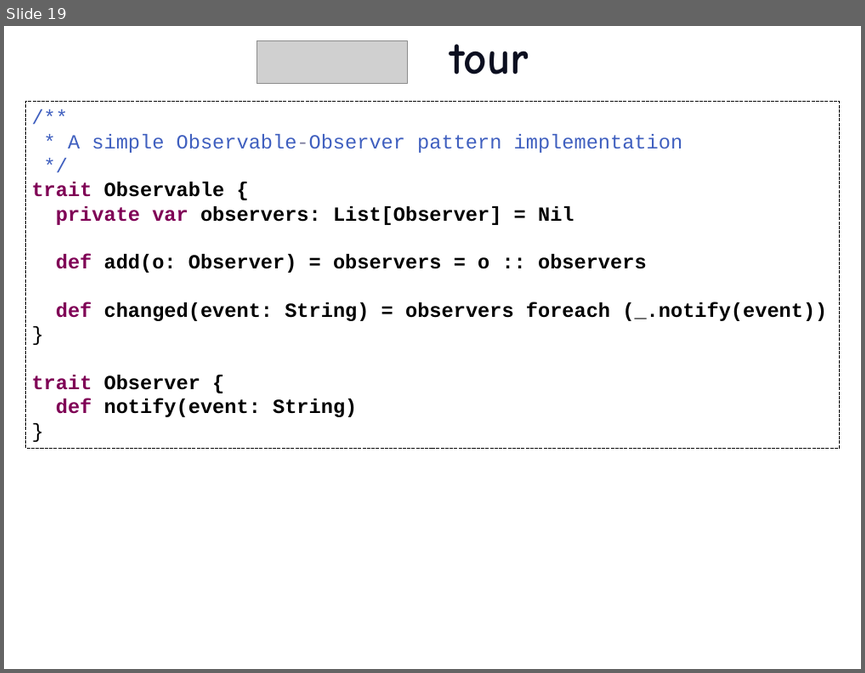
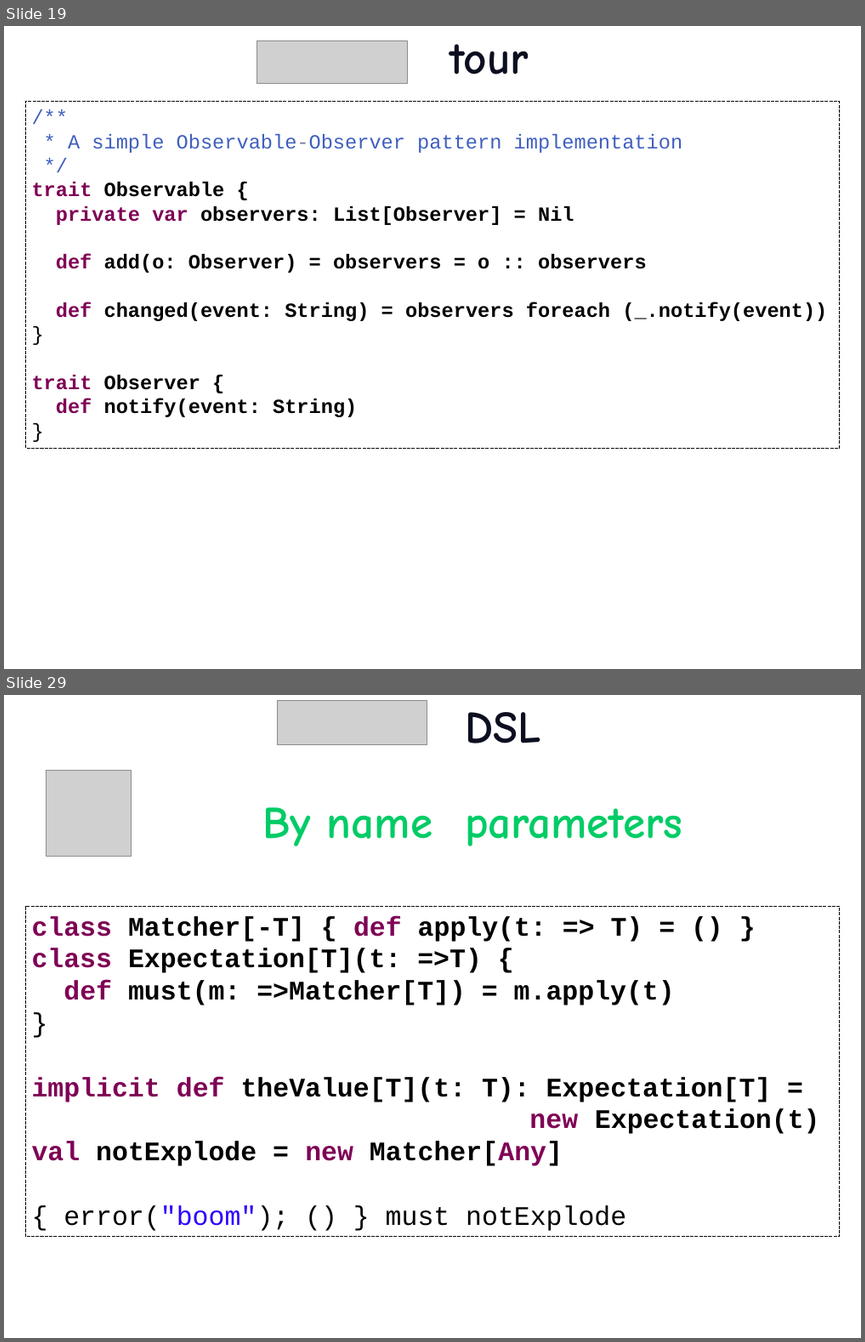
Before and after one commit to etorreborre/oscon-2010, a slide deck: src/main/resources/oscon_2010_specs.pptx. Shown one above the other, each under a label of ours: slide 19 before the commit, slides 19 and 29 after it; the slides between them are not shown. The pictures are 865x673 and 865x1342 pixels, drawn with LibreOffice and Linux fonts; fonts in the diff are those of the drawing; grey boxes stand for pictures; background and template pictures are left out. Boxes give left, top, right and bottom in pixels: in the first picture for what was removed or moved away, otherwise in the second. Text is boxed around its words. In the diff, an @@ line names an element or a change of style, - is before the commit and + after.

Commit message:
finished the mocks and started the implicit defs tips

```diff
--- a/src/main/resources/oscon_2010_specs.pptx
+++ b/src/main/resources/oscon_2010_specs.pptx
@@ slide 29 added at (x1=4, y1=695, x2=861, y2=1338), background picture (left out) @@
@@ picture added at (x1=277, y1=700, x2=427, y2=744) @@
@@ title added at (x1=466, y1=712, x2=541, y2=743), 54 pt, text #0C0F20, bold @@
+DSL
@@ picture added at (x1=46, y1=771, x2=132, y2=856) @@
@@ text added at (x1=262, y1=807, x2=682, y2=846), 54 pt, text #00CC66, bold @@
+By name parameters
@@ rectangle added at (x1=26, y1=906, x2=839, y2=1236), fill #FFFFFF, outline #000000 0.75 pt dashed, 32 pt, text #000000, bold @@
+class Matcher[-T] { def apply(t: => T) = () }
+class Expectation[T](t: =>T) {
+def must(m: =>Matcher[T]) = m.apply(t)
+}
+implicit def theValue[T](t: T): Expectation[T] =
+new Expectation(t)
+val notExplode = new Matcher[Any]
+{ error("boom"); () } must notExplode
```
Also in this commit, not shown: 1 slide changed, 8 other slides added, 4 other files.
